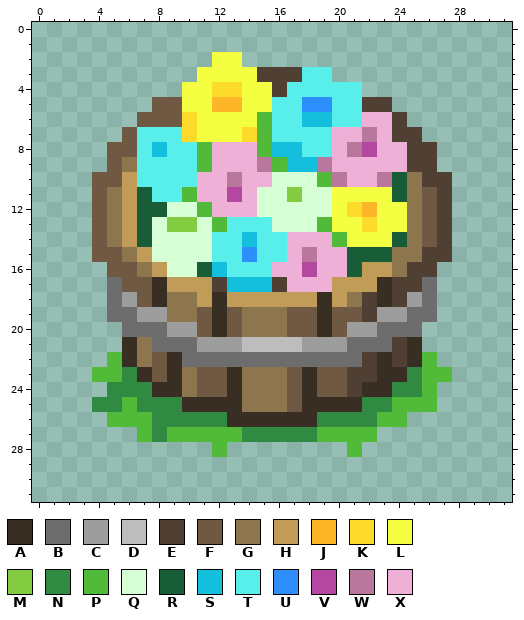
Pixel-art sprite: sandbox/chrono/res/objects/overworld_obj/flower_pot_01.png. Above is the file before it was changed.
The file is 32x32 pixels. Colours within 5 levels of each other are drawn and written as one.
Palette (. is transparent): A #382e23  B #6d6d6d  C #9d9d9d  D #bebdbd  E #504034  F #6f5942  G #8d754e  H #c19b58  J #fcb627  K #feda2a  L #f4ff42  M #83cb40  N #318a42  P #52ba39  Q #d6ffd5  R #185d38  S #13bfdd  T #58efeb  U #2e8efb  V #b448a1  W #ba779e  X #eeb0d7
Pixels before, first column x 4:
 2 ........LL..............
 3 .......LLLLEEETT........
 4 ......LLKKLLETTTTT......
 5 ....FFLLJJLLTTUUTTEE....
 6 ...FFFKLLLLPTTSSTTXXE...
 7 ..FTTTKLLLKPTTTTXXWXEE..
 8 .FFTSTTPXXXPSSTTXWVXXEE.
 9 .FGTTTTPXXXWPSSWXXXXXEE.
10 FFHTTTTXXWXXQQQPWXXWRGEE
11 FGHRTTPXXVXQQMQQLLLLRGFE
12 FGHRRQQPXXXQQQQQLKJLLGFE
13 FGHRQMMQPTTTQQQPLLKLLGFE
14 FGHRQQQQTTSTTXXXPLLLRGFE
15 FFGHQQQQTTUTTXWXXRRRGGEE
16 .FFGHQQRSTTTXXVXXRHHGEE.
17 .BFFAHHHESSSEXXXHHHAEEB.
18 .BCFAGGHAHHHHHHAHGEAECB.
19 .BBCCGGFAFGGGFFAFFECCBB.
20 ..BBBCCFAFGGGFFAFCCBBB..
21 ..AGBBBCCCDDDDCCCBBBEA..
22 .PAGFABBBBBBBBBBBBEAEAP.
23 PPNAFAGFFAGGGFAFFEEAANPP
24 .NNNAAGFFAGGGFAFFEAANNP.
25 NNPNNNAAAAGGGFAAAANNPPP.
26 .PPPNNNNNAAAAAANNNNPP...
27 ...PNPPPPPNNNNNPPPP.....
28 ........P........P......
After:
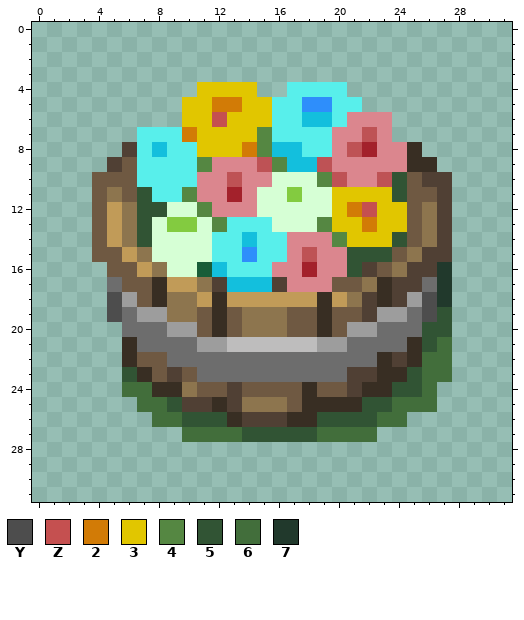
Colours new in this view: Y #4d4d4d  Z #c55050  2 #d27b06  3 #e1c600  4 #558742  5 #315434  6 #426e3b  7 #21392c
What changed:
colour V: #b448a1 -> #a3212b
colour W: #ba779e -> #be5255
colour X: #eeb0d7 -> #db868e
Changed rows in their new state; - is a pixel that keeps its letter.
first column x 4:
 2 --------..--------------
 3 -------.........--------
 4 ------.3333..----.------
 5 ----..332233------..----
 6 ---...33Z333-----X--.---
 7 --.---233334--------..--
 8 -.E----33324---------A.-
 9 -EF----4----4--------AA-
10 --F------------4----5F--
11 --F5--4---------33335F--
12 -HG55--4--------32Z33FG-
13 -HG5----4------433233FG-
14 -HG5------------43335FG-
15 --HG-------------555F---
16 ---HG------------5EF---7
17 -------G--------FFG----7
18 -Y--------------------Y7
19 -Y--------------------Y5
20 ----------------------55
21 ---B-----D----D-----B-56
22 -.-F-B------------B---66
23 ..5--EFBBBBBBBBBB----566
24 -.66-----EFFF-------556-
25 ...665EE-E--------55666-
26 -...66555-EEE--555566---
27 ---...6666555556666-----
28 --------.--------.------
